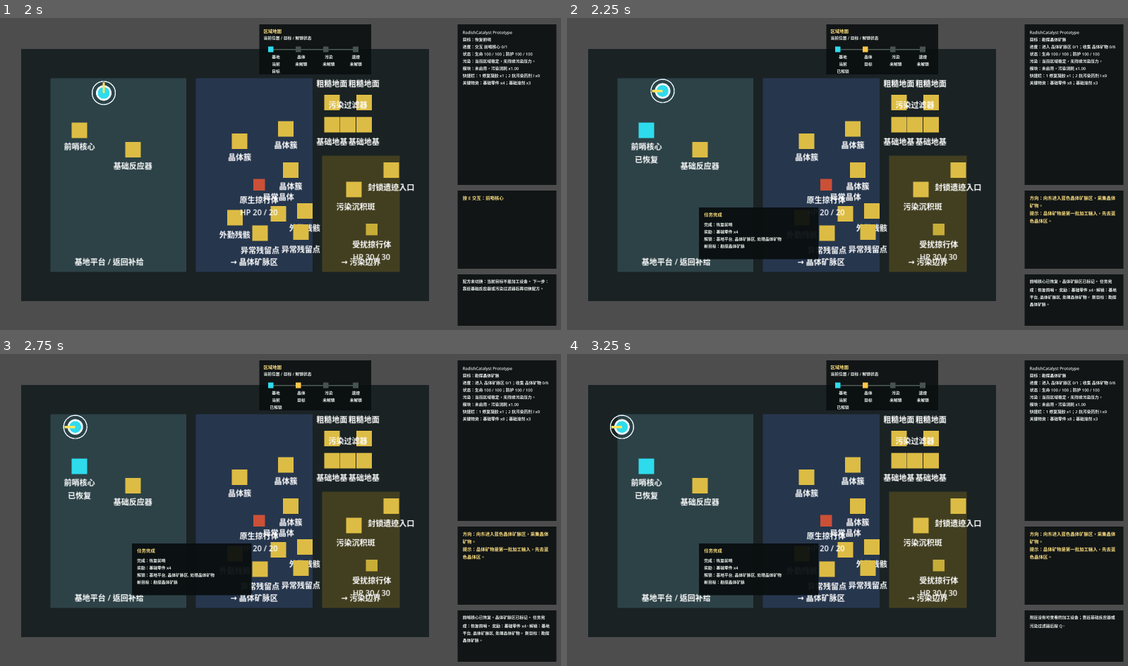
Above: before the commit, frames 1-4 (two rows, left to right).
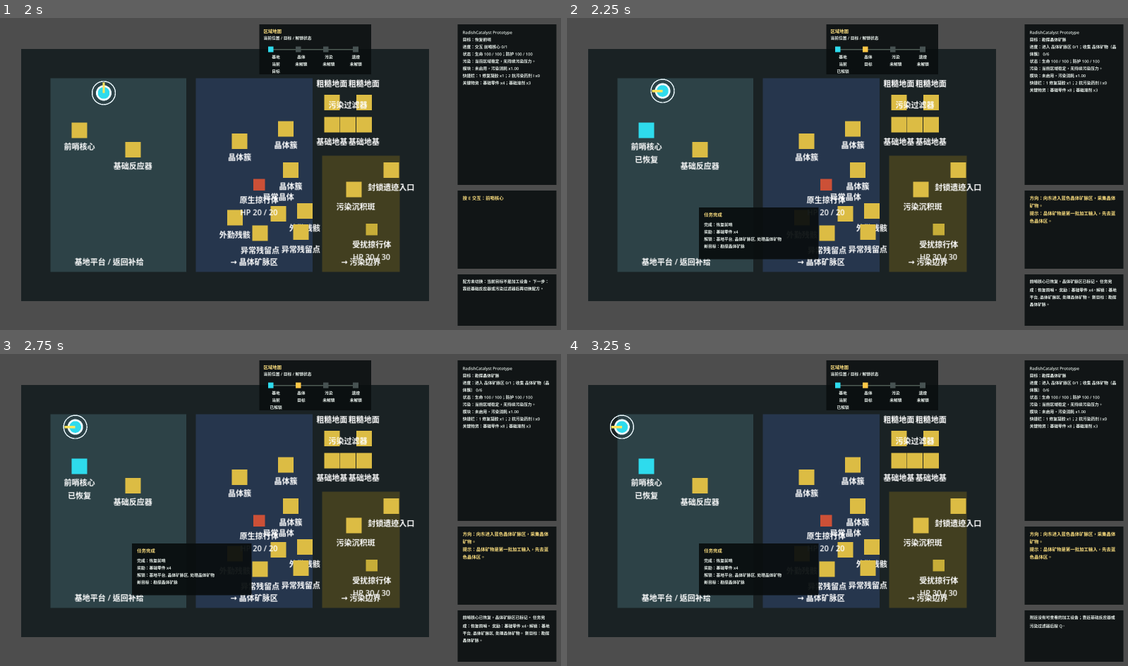
Above: after the commit, the same moments.

Repository: laugh0608/RadishCatalyst
Game: Godot game, scene res://scenes/boot/Boot.tscn
Same seed, same stepped clock (60 frames per second), same inputs: the game is played once before the commit and once after it.
Inputs:
- Up to frame 1 (2 s): tap Enter at 0.5 s; hold W (move_up) from 0.53 s (still down); tap J (attack) at 0.6 s; tap R (cycle_recipe) at 1.35 s
- Up to frame 2 (2.25 s): release W (move_up) at 2.03 s; hold A (move_left) from 2.03 s (still down); tap E (interact) at 2.1 s
- Up to frame 3 (2.75 s): keep holding A (move_left)
- Up to frame 4 (3.25 s): keep holding A (move_left); tap Q (toggle_device_panel) at 2.85 s

Frame 1 is identical in both runs. In frame 2, 0.7% of the frame differs, in the area x 82-98%, y 8-24%; in frame 3, 0.7%; in frame 4, 0.7%.

Commit message:
refactor(client): 统一状态摘要目标来源提示

Diff:
--- a/client/scripts/checks/vertical_slice_flow_check.gd
+++ b/client/scripts/checks/vertical_slice_flow_check.gd
@@ -227,6 +227,15 @@
 		calibration_status_text,
 		"收集 导电废件（外勤残骸） 0/4",
 		"status shows conductive scrap source"
+	)
+
+	var scout_world := WorldState.create_default()
+	scout_world.quest_state.active_quest_ids = ["quest.scout_crystal_field"]
+	var scout_status_text := presenter.format_status_text(data_registry, scout_world, status_character)
+	_expect_text_contains(
+		scout_status_text,
+		"收集 晶体矿物（晶体簇） 0/6",
+		"status shows crystal gather source"
 	)
 
 
--- /dev/null
+++ b/client/scripts/quests/quest_objective_source_resolver.gd
@@ -0,0 +1,179 @@
+extends RefCounted
+class_name QuestObjectiveSourceResolver
+
+const MAP_OBJECT_SOURCE_PRIORITY := 0
+const ENEMY_SOURCE_PRIORITY := 5
+const RECIPE_SOURCE_PRIORITY := 10
+const QUEST_REWARD_SOURCE_PRIORITY := 20
+
+var data_registry: DataRegistry
+var source_hint_candidates: Dictionary = {}
+
+
+func _init(registry: DataRegistry) -> void:
+	data_registry = registry
+	_rebuild_source_index()
+
+
+func resolve_source_hint(objective_type: String, target_id: String) -> String:
+	var key := _get_objective_key(objective_type, target_id)
+	var candidates: Array = source_hint_candidates.get(key, [])
+	if candidates.is_empty():
+		return ""
+
+	var best_label := ""
+	var best_priority := 1_000_000
+	for candidate_entry in candidates:
+		if not candidate_entry is Dictionary:
+			continue
+		var candidate: Dictionary = candidate_entry
+		var label := String(candidate.get("label", ""))
+		if label.is_empty():
+			continue
+		var priority := int(candidate.get("priority", QUEST_REWARD_SOURCE_PRIORITY))
+		if priority >= best_priority:
+			continue
+		best_priority = priority
+		best_label = label
+	return best_label
+
+
+func _rebuild_source_index() -> void:
+	source_hint_candidates.clear()
+	if data_registry == null:
+		return
+
+	for map_object in data_registry.get_table("map_objects"):
+		if not map_object is Dictionary:
+			continue
+		var map_object_id := String(map_object.get("id", ""))
+		var map_object_label := _get_display_name(map_object_id)
+		for drop in map_object.get("drops", []):
+			if not drop is Dictionary:
+				continue
+			_add_source_hint_candidate(
+				"gather_item",
+				String(drop.get("id", "")),
+				map_object_label,
+				MAP_OBJECT_SOURCE_PRIORITY
+			)
+		for sample_result_id in map_object.get("sample_result_refs", []):
+			_add_source_hint_candidate(
+				"gather_item",
+				String(sample_result_id),
+				map_object_label,
+				MAP_OBJECT_SOURCE_PRIORITY
+			)
+
+	for enemy in data_registry.get_table("enemies"):
+		if not enemy is Dictionary:
+			continue
+		var enemy_id := String(enemy.get("id", ""))
+		var enemy_label := _get_display_name(enemy_id)
+		for drop in enemy.get("drops", []):
+			if not drop is Dictionary:
+				continue
+			_add_source_hint_candidate(
+				"gather_item",
+				String(drop.get("id", "")),
+				enemy_label,
+				ENEMY_SOURCE_PRIORITY
+			)
+
+	for recipe in data_registry.get_table("recipes"):
+		if not recipe is Dictionary:
+			continue
+		var required_building_id := String(recipe.get("required_building_id", ""))
+		var source_label := _get_display_name(required_building_id)
+		for output in recipe.get("outputs", []):
+			if not output is Dictionary:
+				continue
+			var output_id := String(output.get("id", ""))
+			_add_source_hint_candidate(
+				"craft_item",
+				output_id,
+				source_label,
+				RECIPE_SOURCE_PRIORITY
+			)
+			_add_source_hint_candidate(
+				"gather_item",
+				output_id,
+				source_label,
+				RECIPE_SOURCE_PRIORITY
+			)
+		for byproduct in recipe.get("byproducts", []):
+			if not byproduct is Dictionary:
+				continue
+			var byproduct_id := String(byproduct.get("id", ""))
+			_add_source_hint_candidate(
+				"craft_item",
+				byproduct_id,
+				source_label,
+				RECIPE_SOURCE_PRIORITY
+			)
+			_add_source_hint_candidate(
+				"gather_item",
+				byproduct_id,
+				source_label,
+				RECIPE_SOURCE_PRIORITY
+			)
+
+	for quest in data_registry.get_table("quests"):
+		if not quest is Dictionary:
+			continue
+		var quest_id := String(quest.get("id", ""))
+		var quest_label := _get_display_name(quest_id)
+		for reward in quest.get("rewards", []):
+			if not reward is Dictionary:
+				continue
+			_add_source_hint_candidate(
+				"gather_item",
+				String(reward.get("id", "")),
+				quest_label,
+				QUEST_REWARD_SOURCE_PRIORITY
+			)
+
+
+func _add_source_hint_candidate(objective_type: String, target_id: String, label: String, priority: int) -> void:
+	if objective_type.is_empty() or target_id.is_empty() or label.is_empty():
+		return
+
+	var key := _get_objective_key(objective_type, target_id)
+	if not source_hint_candidates.has(key):
+		source_hint_candidates[key] = []
+
+	var candidates: Array = source_hint_candidates[key]
+	for index in range(candidates.size()):
+		var existing_candidate_entry = candidates[index]
+		if not existing_candidate_entry is Dictionary:
+			continue
+		var existing_candidate: Dictionary = existing_candidate_entry
+		if String(existing_candidate.get("label", "")) != label:
+			continue
+		if int(existing_candidate.get("priority", priority)) <= priority:
+			return
+		candidates[index] = {
+			"label": label,
+			"priority": priority
+		}
+		source_hint_candidates[key] = candidates
+		return
+
+	candidates.append({
+		"label": label,
+		"priority": priority
+	})
+	source_hint_candidates[key] = candidates
+
+
+func _get_display_name(definition_id: String) -> String:
+	if definition_id.is_empty() or data_registry == null:
+		return ""
+	var definition := data_registry.get_definition(definition_id)
+	if definition.is_empty():
+		return definition_id
+	return data_registry.get_text(String(definition.get("display_name_key", definition_id)))
+
+
+func _get_objective_key(objective_type: String, target_id: String) -> String:
+	return "%s|%s" % [objective_type, target_id]
--- a/client/scripts/ui/hud_status_presenter.gd
+++ b/client/scripts/ui/hud_status_presenter.gd
@@ -12,8 +12,12 @@
 	"fluid.basic_solvent"
 ]
 
+var objective_source_resolver: QuestObjectiveSourceResolver
+var objective_source_registry: DataRegistry
+
 
 func format_status_text(data_registry: DataRegistry, world_state: WorldState, character_state: CharacterState) -> String:
+	_ensure_objective_source_resolver(data_registry)
 	var active_quest_id := _get_active_quest_id(world_state)
 	return "\n".join(_format_status_lines(data_registry, world_state, character_state, active_quest_id))
 
@@ -206,14 +210,12 @@
 	return "%s（%s）" % [target_name, source_hint]
 
 
-func _get_objective_source_hint(quest_id: String, objective_type: String, target_id: String) -> String:
-	if (
-		quest_id == "quest.calibrate_reactor"
-		and objective_type == "gather_item"
-		and target_id == "item.salvage_scrap"
-	):
-		return "外勤残骸"
-	return ""
+func _get_objective_source_hint(_quest_id: String, objective_type: String, target_id: String) -> String:
+	if objective_source_resolver == null:
+		return ""
+	if objective_type != "gather_item":
+		return ""
+	return objective_source_resolver.resolve_source_hint(objective_type, target_id)
 
 
 func _format_amount(amount: float) -> String:
@@ -233,3 +235,14 @@
 
 func _is_slice_complete(world_state: WorldState) -> bool:
 	return world_state.quest_state.unlocked_effects.has("slice_01_complete")
+
+
+func _ensure_objective_source_resolver(data_registry: DataRegistry) -> void:
+	if data_registry == null:
+		objective_source_resolver = null
+		objective_source_registry = null
+		return
+	if objective_source_resolver != null and objective_source_registry == data_registry:
+		return
+	objective_source_resolver = QuestObjectiveSourceResolver.new(data_registry)
+	objective_source_registry = data_registry
Not shown, added: client/scripts/quests/quest_objective_source_resolver.gd.uid
Not shown, changed: docs/devlogs/2026-W19.md
